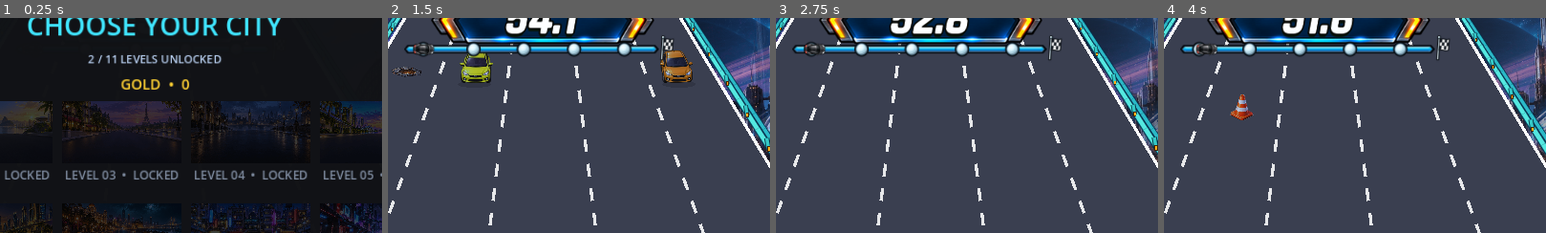
Above: before the commit, frames 1-4 (left to right).
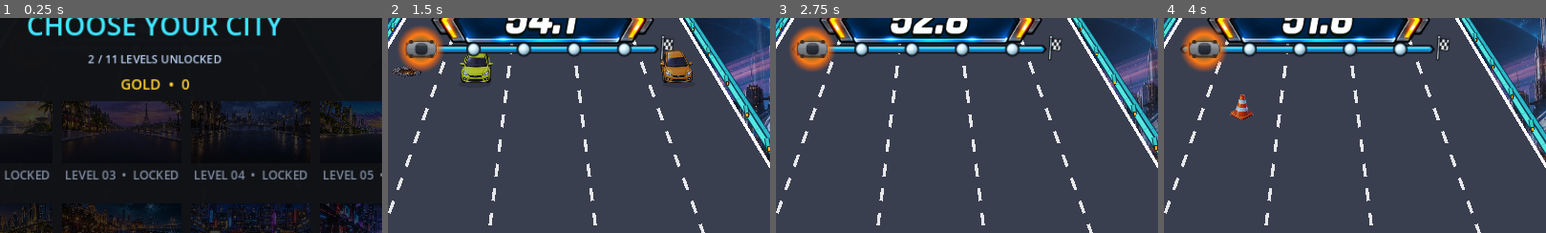
Above: after the commit, the same moments.

Repository: kjs8806/swerve
Game: Godot game, scene res://scenes/Main.tscn
The game is run twice, just before and just after one commit, with the same random seed, the same clock (stepped at 60 frames per second) and the same inputs.
Inputs (mouse positions are % of the whole screen's width and height, from its top left):
- Up to frame 1 (0.25 s): no input
- Up to frame 2 (1.5 s): click (17, 79) at 0.5 s; tap Enter at 1.25, 1.35 s; hold Right from 1.28 s (still down)
- Up to frame 3 (2.75 s): tap Space at 1.52, 2.27 s; release Right at 2.03 s; hold Left from 2.03 s (still down); tap Enter at 2.1 s
- Up to frame 4 (4 s): release Left at 2.78 s; hold Right from 2.78 s (still down); tap Enter at 2.85, 3.6 s; tap Space at 3.77 s
The pictures show only the part of the screen within x 30-80%, y 6-56%; the shares and areas given below are measured in that part.

The runs differ from the first frame. In frame 2, 1.9% of the frame differs, in the area x 2-15%, y 3-25%; in frame 3, 1.9%, in the area x 3-16%, y 3-25%; in frame 4, 1.9%.

Commit message:
Restore approved gray/rounded progress car and its glow ring after merge
The merge with the ten-level branch silently reverted progress-car-hd.png
back to the photorealistic sports car and dropped the PlayerMarker glow
child node + its ext_resource - the same regression pattern seen in an
earlier merge on this branch. Restored the gray, rounded everyday-car
art (300x166, matching commit 6469af5) and the MarkerGlow node, verified
by rendering the HUD headlessly.

Co-Authored-By: Claude Sonnet 5 <noreply@anthropic.com>
Claude-Session: https://claude.ai/code/session_01QqagUjceaYyhY4xqvSyKnT

Diff:
--- a/godot/scenes/Main.tscn
+++ b/godot/scenes/Main.tscn
@@ -13,6 +13,7 @@
 [ext_resource type="Shader" path="res://shaders/gradient_text.gdshader" id="11_grad_shader"]
 [ext_resource type="FontFile" path="res://assets/fonts/RacingSansOne-Regular.ttf" id="12_combo_font"]
 [ext_resource type="Texture2D" path="res://assets/hud/pause-button.png" id="13_pause"]
+[ext_resource type="Texture2D" path="res://assets/hud/progress-marker-glow.png" id="14_glow"]
 [ext_resource type="Texture2D" path="res://assets/hud/steer-left-pressed.png" id="15_left_pressed"]
 [ext_resource type="Texture2D" path="res://assets/hud/steer-right-pressed.png" id="16_right_pressed"]
 
@@ -112,6 +113,17 @@
 offset_right = 43.0
 offset_bottom = 34.75
 texture = ExtResource("5_car")
+expand_mode = 1
+stretch_mode = 5
+mouse_filter = 2
+
+[node name="MarkerGlow" type="TextureRect" parent="HUD/Root/ProgressTrack/PlayerMarker"]
+show_behind_parent = true
+offset_left = -10.0
+offset_top = -17.75
+offset_right = 50.0
+offset_bottom = 42.25
+texture = ExtResource("14_glow")
 expand_mode = 1
 stretch_mode = 5
 mouse_filter = 2
Binary file changed: godot/assets/hud/progress-car-hd.png
Not shown: 1 places in godot/scenes/Main.tscn that only renumber resources
